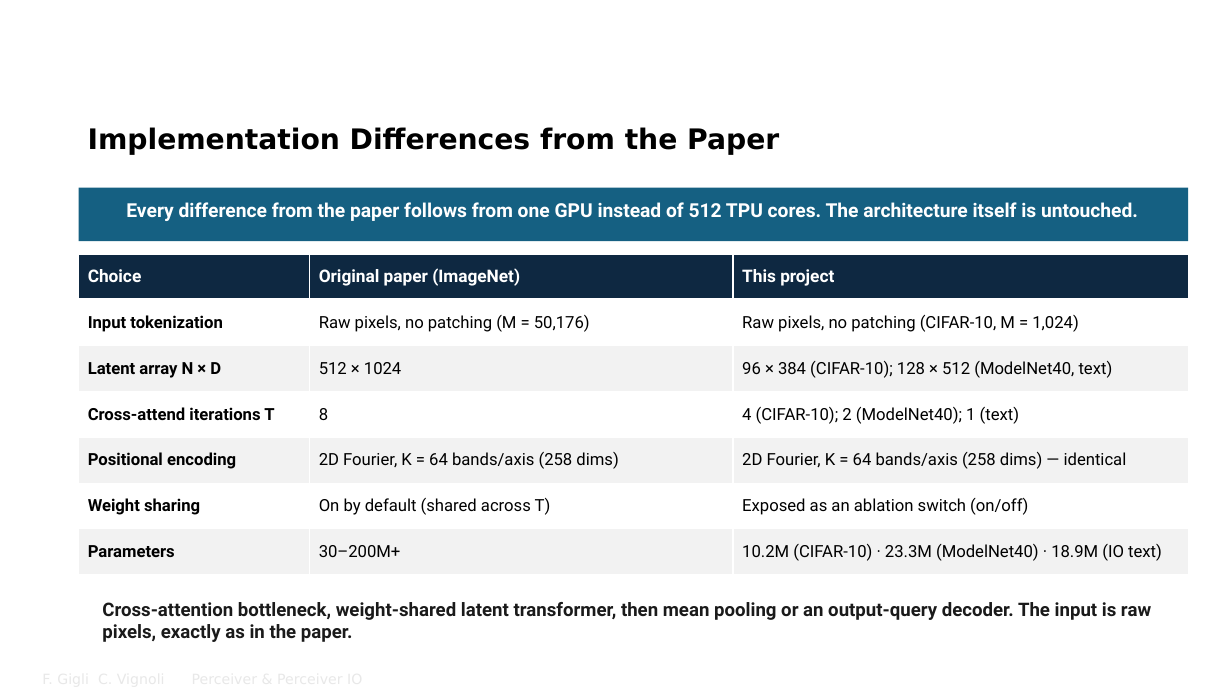
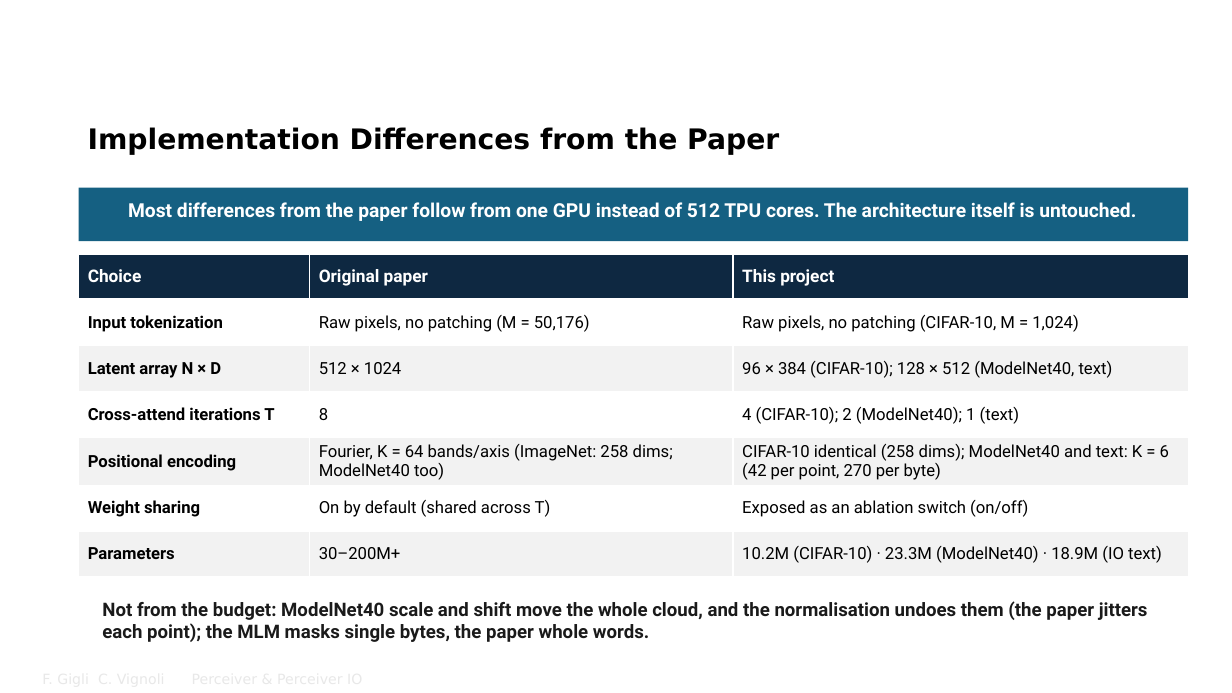
Before and after one commit to FrancescoGigli/Perceiver_project, a slide deck: slide 14 of sito/slide/Perceiver & Perceiver IO.pptx. Drawn at 1232x693 pixels with LibreOffice and Linux fonts; fonts in the diff are those of the drawing; background and template pictures are left out. Boxes give left, top, right and bottom in pixels: in the first picture for what was removed or moved away, otherwise in the second. Text is boxed around its words. In the diff, an @@ line names an element or a change of style, - is before the commit and + after.

```diff
--- a/sito/slide/Perceiver & Perceiver IO.pptx
+++ b/sito/slide/Perceiver & Perceiver IO.pptx
@@ text at [128, 202, 1136, 221]: text changed @@
-Every difference from the paper follows from one GPU instead of 512 TPU cores. The architecture itself is untouched.
+Most differences from the paper follow from one GPU instead of 512 TPU cores. The architecture itself is untouched.
@@ table at [79, 254, 1189, 575] @@
-row 1, column 2: Original paper (ImageNet)
+row 1, column 2: Original paper
-row 5, column 2: 2D Fourier, K = 64 bands/axis (258 dims)
+row 5, column 2: Fourier, K = 64 bands/axis (ImageNet: 258 dims; ModelNet40 too)
-row 5, column 3: 2D Fourier, K = 64 bands/axis (258 dims) — identical
+row 5, column 3: CIFAR-10 identical (258 dims); ModelNet40 and text: K = 6 (42 per point, 270 per byte)
@@ text at [102, 601, 1148, 642]: text changed @@
-Cross-attention bottleneck, weight-shared latent transformer, then mean pooling or an output-query decoder. The input is raw pixels, exactly as in the paper.
+Not from the budget: ModelNet40 scale and shift move the whole cloud, and the normalisation undoes them (the paper jitters each point); the MLM masks single bytes, the paper whole words.
```
Also in this commit, not shown: 9 other slides changed, 28 other files.
